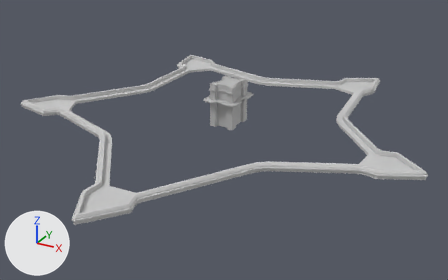
The FBX model Skyrates/Assets/Resources/Meshes/Fort/fort_admiral_wall.fbx as it was, and as the next commit left it.
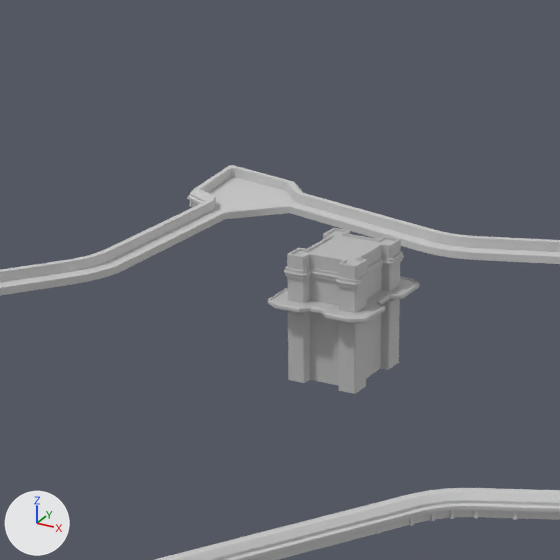
There are two pictures of each version: one whole from a 50 mm lens placed at (149.0, -277.0, 127.0), pointed at (4.0, -13.0, -5.0), one close up on the part from 26% to 67% of the width and 0% to 66% of the height. The axes (+X, +Y, +Z) are drawn at lower left. The lights are the same throughout. Where no turn or scale is listed for an object, it has been applied to the vertices.

The older version as bpy lines, for what is in view:
```python
me_mesh = bpy.data.meshes.new('Mesh')
me_mesh.from_pydata(...)  # 6298 vertices, 5642 faces; spans x -10.0..10.0, y -11.7..11.7, z 0.0..23.5
me_mesh.materials.append(mat_lambert2)  # grey #bcbcbc
me_mesh_010 = bpy.data.meshes.new('Mesh.010')
me_mesh_010.from_pydata(...)  # 1980 vertices, 1330 faces; spans x -118.0..110.0, y -123.0..105.0, z 0.0..4.0
me_mesh_010.materials.append(mat_01___default)  # light grey #cacaca
ob_fort_admiral_wall = bpy.data.objects.new('fort_admiral_wall', me_mesh_010)
ob_fort_admiral_wall.location = (0.0, 0.0, 0.0)
ob_sm_fort_tower_00 = bpy.data.objects.new('SM_Fort_Tower_00', me_mesh)
ob_sm_fort_tower_00.location = (0.0, -0.6, 0.0)
```
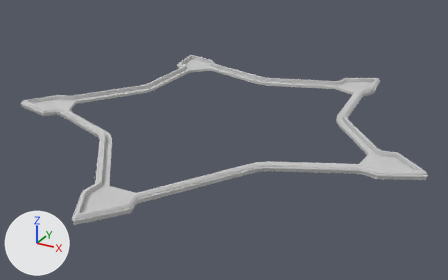
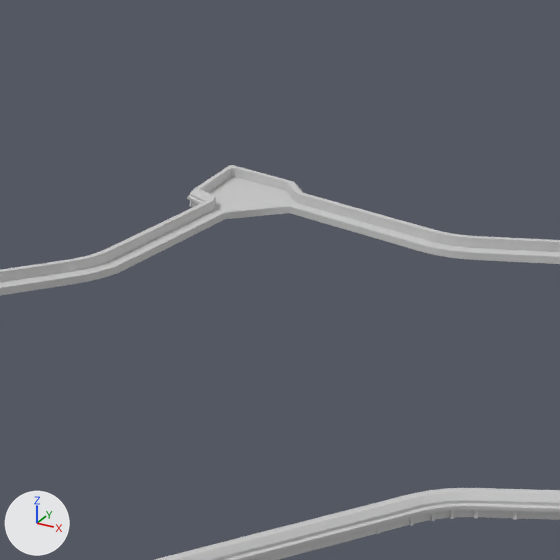
The newer file is also rescaled (x0.1) as a whole; pictures and numbers use the older file's frame.

Patch to the scene script:
```diff
--- a/Skyrates/Assets/Resources/Meshes/Fort/fort_admiral_wall.fbx.py
+++ b/Skyrates/Assets/Resources/Meshes/Fort/fort_admiral_wall.fbx.py
@@ ob_sm_fort_tower_00 @@
-ob_sm_fort_tower_00 = bpy.data.objects.new('SM_Fort_Tower_00', me_mesh)
-ob_sm_fort_tower_00.location = (0.0, -0.6, 0.0)
```

What differs and where, as boxes (x1, y1, x2, y2) in the close-ups (560 x 560 px):
'SM_Fort_Tower_00', deleted
    before: (268, 228, 419, 394)
